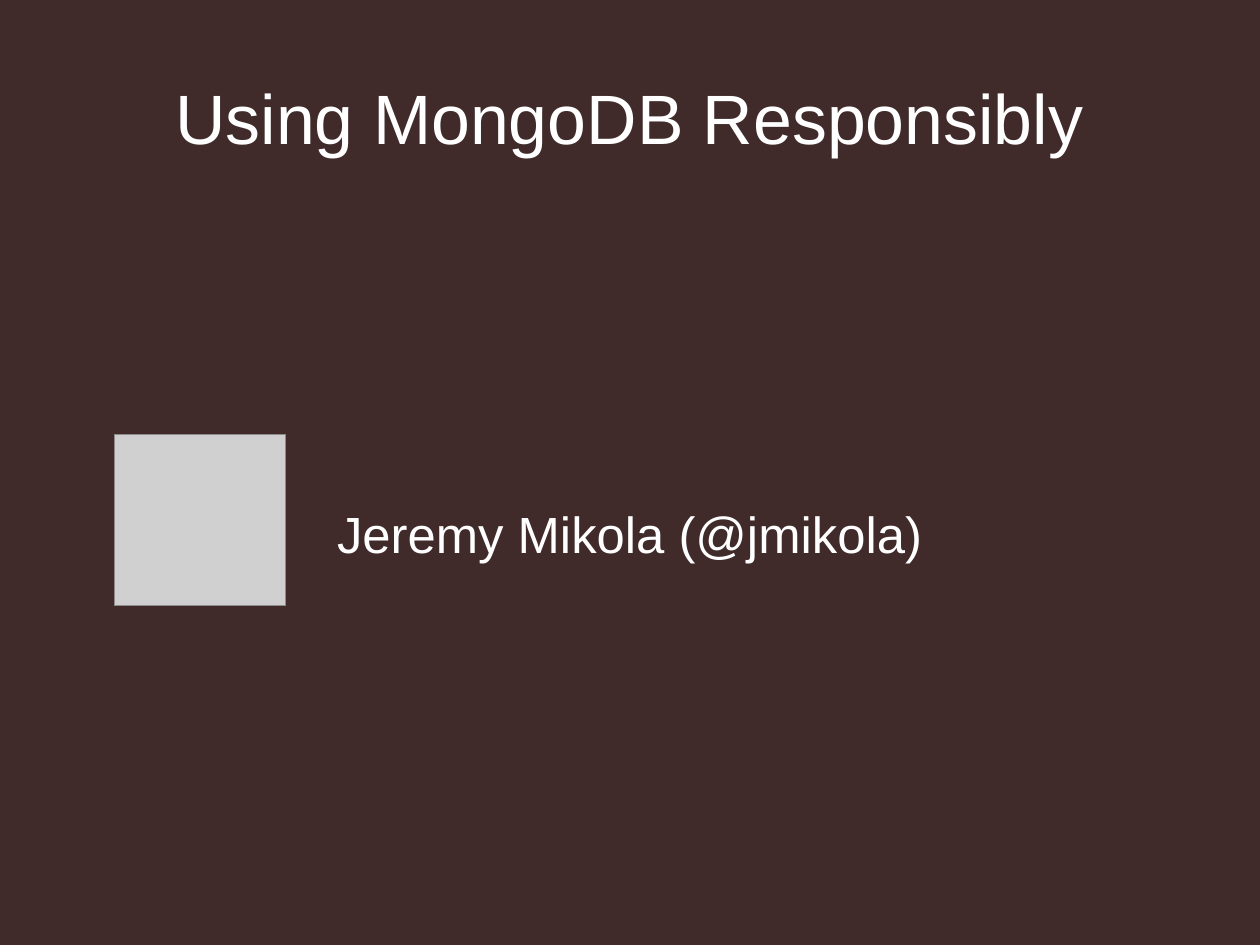
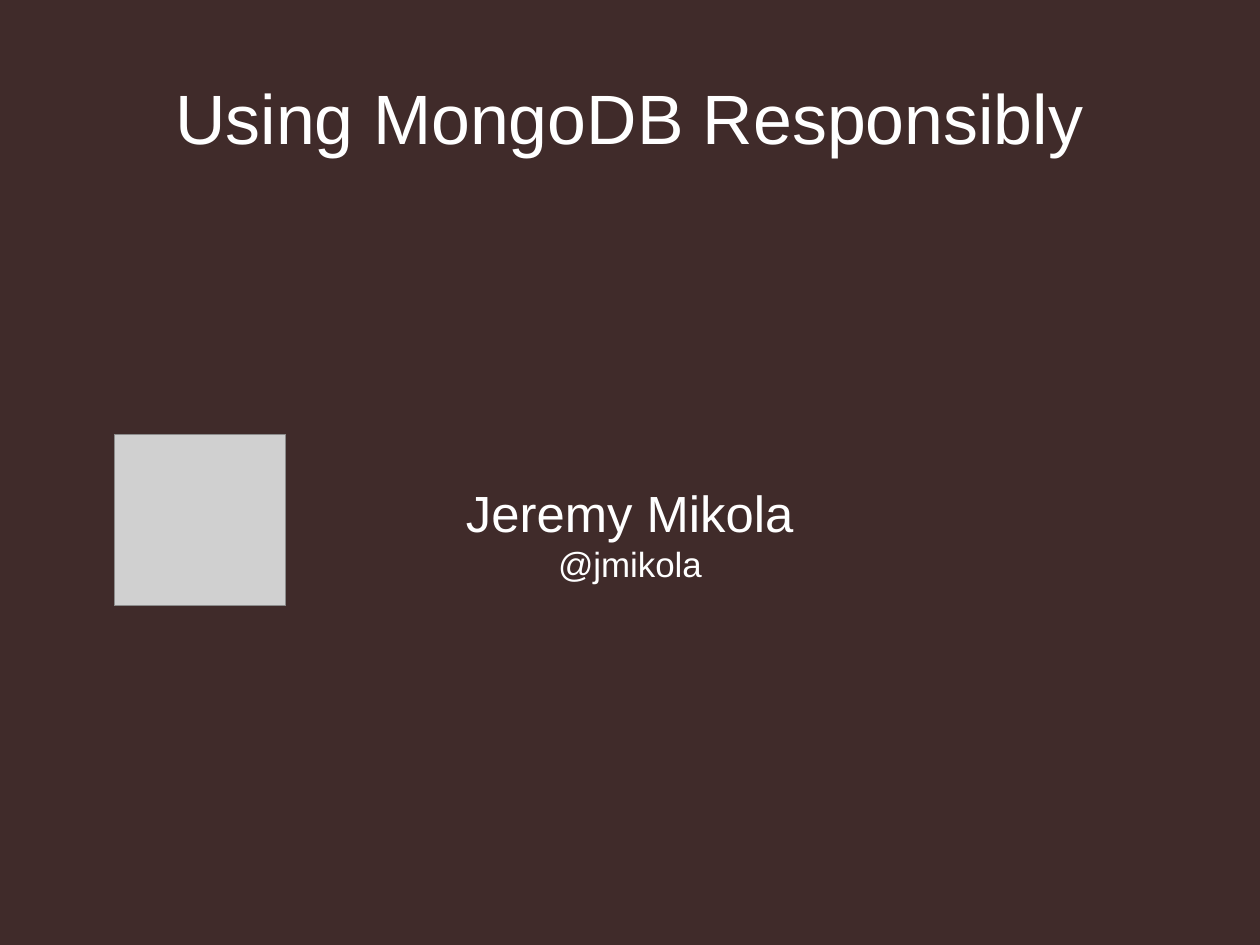
Before and after one commit to jmikola/slides, a slide deck: slide 1 of 20120607-symfony_live/using_mongodb_responsibly.odp. Drawn at 1260x945 pixels with LibreOffice and Linux fonts; fonts in the diff are those of the drawing; grey boxes stand for pictures; background and template pictures are left out. Boxes give left, top, right and bottom in pixels: in the first picture for what was removed or moved away, otherwise in the second. Text is boxed around its words. In the diff, an @@ line names an element or a change of style, - is before the commit and + after.

```diff
--- a/20120607-symfony_live/using_mongodb_responsibly.odp
+++ b/20120607-symfony_live/using_mongodb_responsibly.odp
@@ subtitle at (x1=466, y1=495, x2=794, y2=584): text changed @@
-Jeremy Mikola (@jmikola)
+Jeremy Mikola
+@jmikola
```
Also in this commit, not shown: 7 other slides changed, 40 slides added, 1 slide removed, 3 other files.
